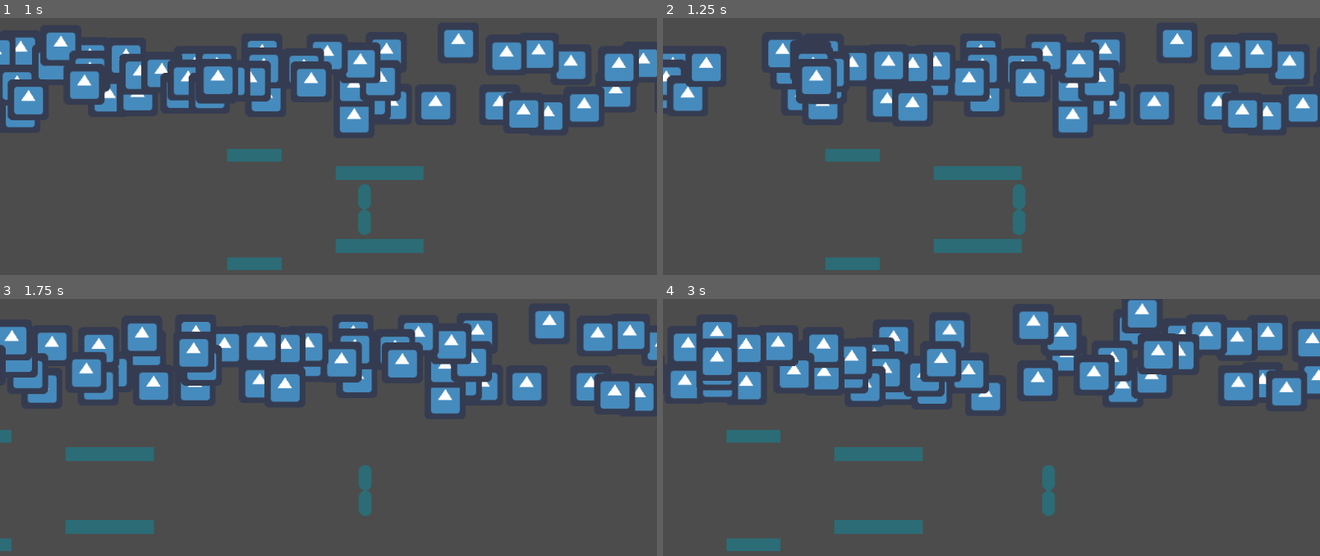
Above: before the commit, frames 1-4 (two rows, left to right).
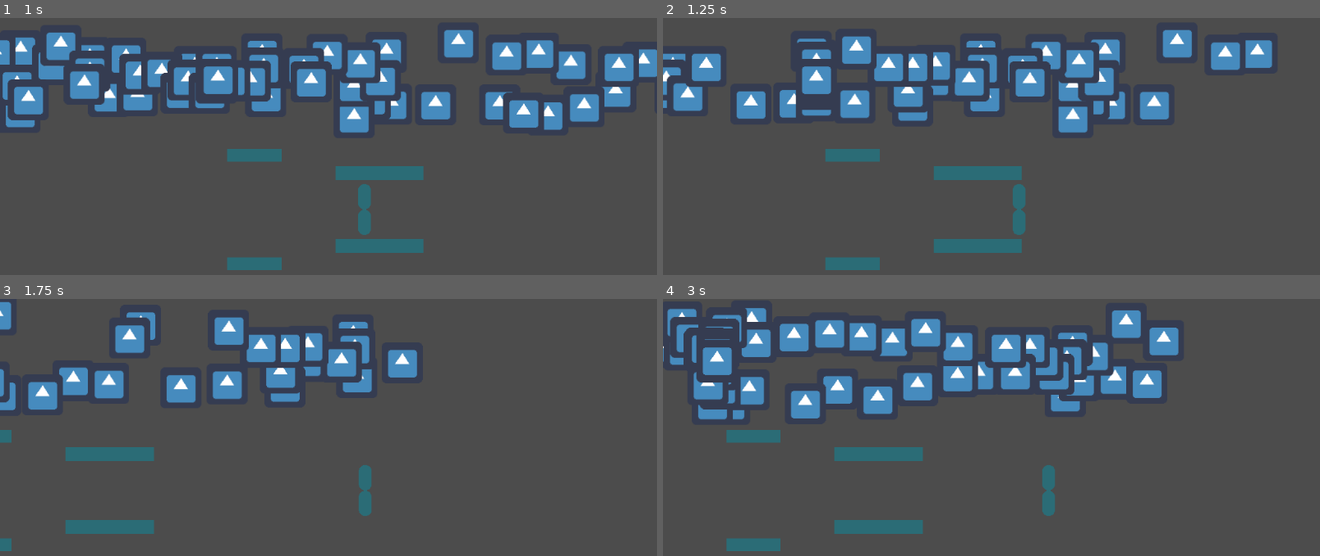
Above: after the commit, the same moments.

Repository: Notebooked/Reflection-prototype
Game: Godot game, scene res://Main.tscn
Two runs of this game, one before a commit and one after it. Both use one fixed random seed, a clock stepped at 60 frames per second and the inputs below. The engine's default icon, where the game draws it, is replaced by a stand-in: a white triangle on a blue panel in a dark square.
Inputs:
- Up to frame 1 (1 s): hold D (right) from 0.53 s (still down); tap Shift (dash) at 0.6 s; tap Space (jump) at 0.77 s
- Up to frame 2 (1.25 s): keep holding D (right)
- Up to frame 3 (1.75 s): keep holding D (right); tap Shift (dash) at 1.35 s; tap Space (jump) at 1.52 s
- Up to frame 4 (3 s): release D (right) at 2.03 s; hold A (left) 2.03-2.78 s; tap Shift (dash) at 2.1, 2.85 s; hold D (right) from 2.78 s (still down)

Frame 1 is identical in both runs. In frame 2, 5.7% of the frame differs, in the area x 11-100%, y 7-44%; in frame 3, 13%; in frame 4, 19%, in the area x 0-100%, y 0-47%.

Commit message:
kill yourself!!

Diff:
--- a/Bullet.gd
+++ b/Bullet.gd
@@ -2,6 +2,11 @@
 
 var speed = 750
 var velocity = Vector2()
+
+func _ready():
+	$Timer.connect("timeout", self, "queue_free")
+	$Timer.set_wait_time(1)
+	$Timer.start()
 
 func start(pos, dir):
 	rotation = dir
--- a/Bullet.tscn
+++ b/Bullet.tscn
@@ -15,3 +15,5 @@
 texture = ExtResource( 2 )
 
 [node name="VisibilityNotifier2D" type="VisibilityNotifier2D" parent="."]
+
+[node name="Timer" type="Timer" parent="."]
--- a/BulletSpawner.gd
+++ b/BulletSpawner.gd
@@ -4,7 +4,6 @@
 var speed = 200
 var velocity = Vector2()
 
-# Called every frame. 'delta' is the elapsed time since the previous frame.
 func _process(delta):
 	shoot()
 
--- a/Main.tscn
+++ b/Main.tscn
@@ -23,3 +23,5 @@
 
 [node name="BulletSpawner" parent="." instance=ExtResource( 6 )]
 position = Vector2( 543, 92 )
+
+[node name="Timer" type="Timer" parent="BulletSpawner"]
